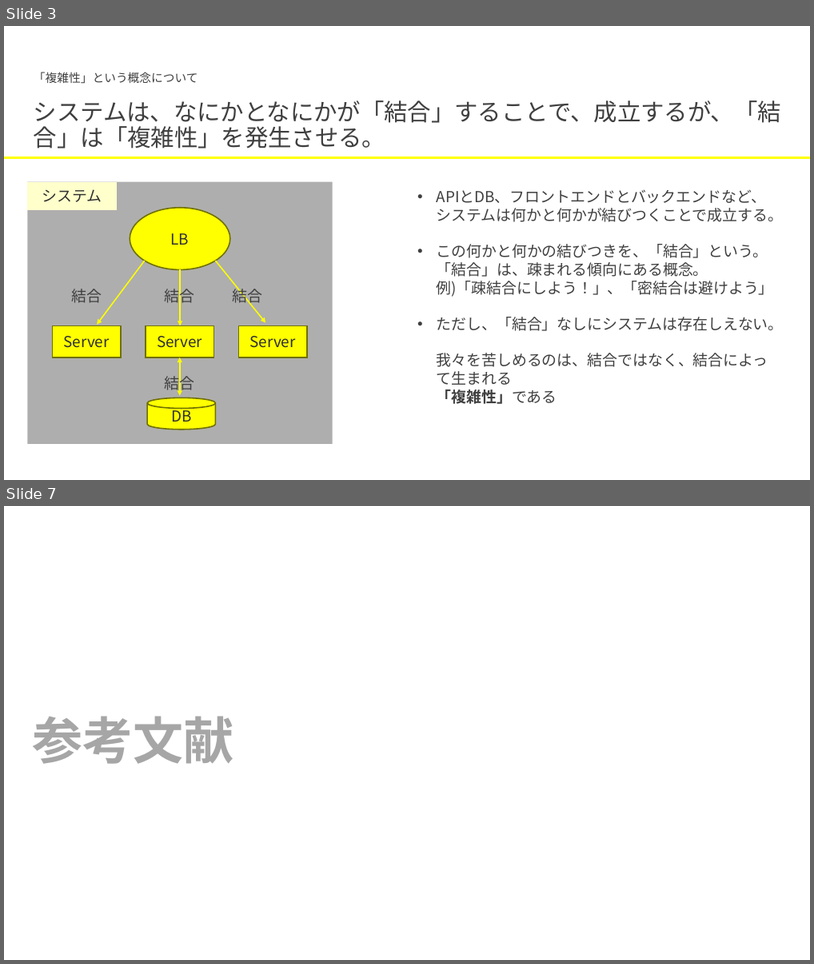
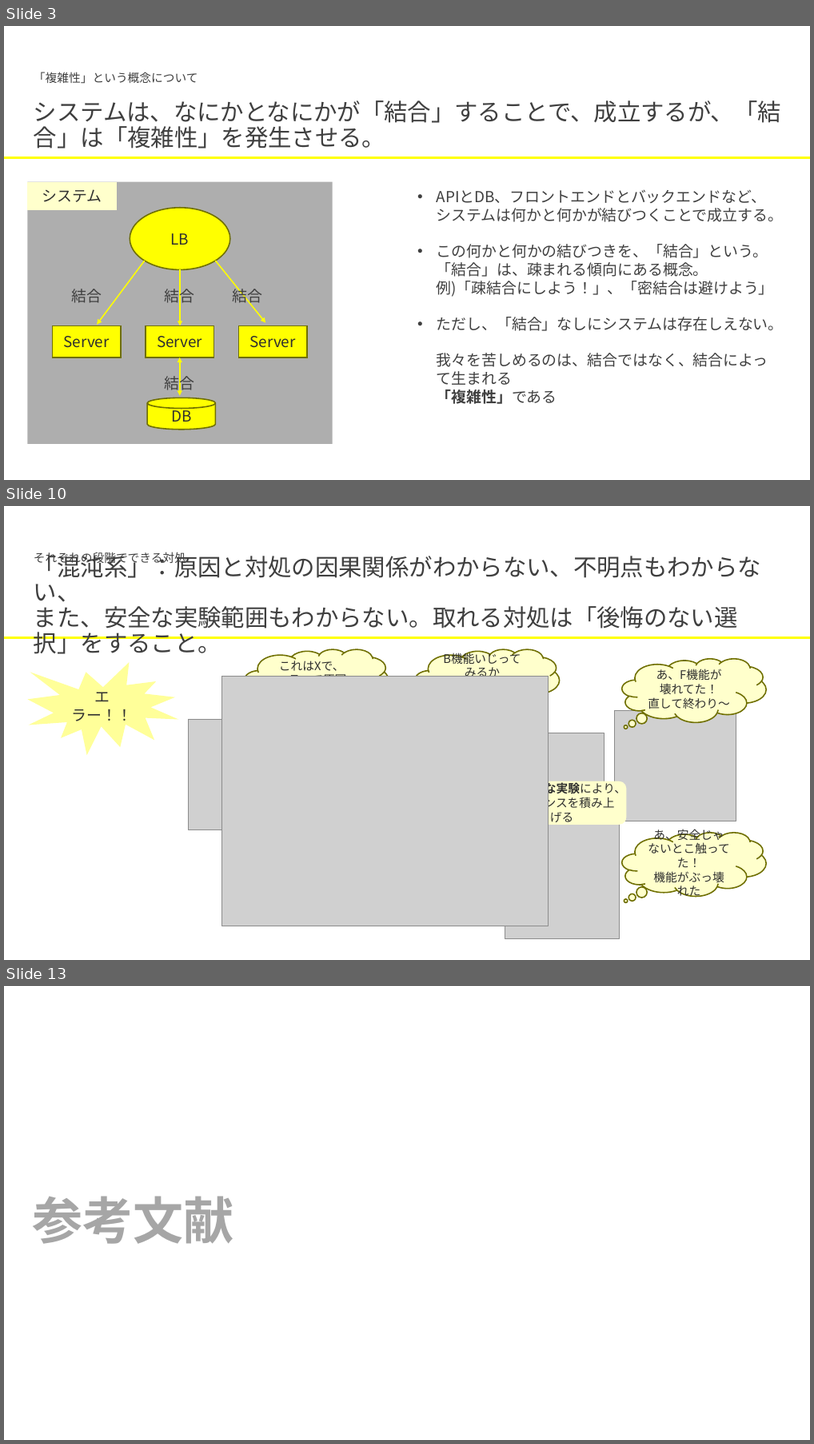
Before and after one commit to hiroki-pixel/tech_it_output_for_LT, a slide deck: Design/複雑性_5分類とそれぞれで可能な対処について.pptx. Shown one above the other, each under a label of ours: slides 3 and 7 before the commit, slides 3, 10 and 13 after it; the slides between them are not shown. The pictures are 814x964 and 814x1444 pixels, drawn with LibreOffice and Linux fonts; fonts in the diff are those of the drawing; grey boxes stand for pictures. Boxes give left, top, right and bottom in pixels: in the first picture for what was removed or moved away, otherwise in the second. Text is boxed around its words. In the diff, an @@ line names an element or a change of style, - is before the commit and + after.

```diff
--- a/Design/複雑性_5分類とそれぞれで可能な対処について.pptx
+++ b/Design/複雑性_5分類とそれぞれで可能な対処について.pptx
@@ slide 10 added at [4,506,810,960], background #FFFFFF @@
@@ text added at [34,552,762,654], 28 pt, text #3F3F3F @@
+「混沌系」：原因と対処の因果関係がわからない、不明点もわからない、
+また、安全な実験範囲もわからない。取れる対処は「後悔のない選択」をすること。
@@ text added at [34,552,186,565], 14 pt, text #3F3F3F @@
+それぞれの段階でできる対処
@@ line added from (4, 638) to (810, 638), #FFFF00 3 pt @@
@@ thought cloud added at [245,649,389,713], fill #FFFFCC, outline #707000 1.5 pt, 14 pt, text #2F2F2F @@
+これはXで、
+エラーで原因
+わからん
@@ thought cloud added at [415,649,559,713], fill #FFFFCC, outline #707000 1.5 pt, 14 pt, text #2F2F2F @@
+B機能いじって
+みるか
+C機能いじって
+みるか
@@ irregular seal added at [27,662,179,756], fill #FFFF99, 18 pt, text #2F2F2F @@
+エラー！！
@@ thought cloud added at [622,659,766,722], fill #FFFFCC, outline #707000 1.5 pt, 14 pt, text #2F2F2F @@
+あ、F機能が
+壊れてた！
+直して終わり～
@@ picture added at [222,676,549,926] @@
@@ picture added at [188,719,310,830] @@
@@ picture added at [615,710,737,820] @@
@@ picture added at [526,733,604,797] @@
@@ rounded rectangle added at [498,781,627,825], fill #FFFFCC, 14 pt, text #2F2F2F @@
+継続的な実験により、
+エビデンスを積み上げる
@@ picture added at [505,820,619,939] @@
@@ thought cloud added at [622,832,766,896], fill #FFFFCC, outline #707000 1.5 pt, 14 pt, text #2F2F2F @@
+あ、安全じゃないとこ触ってた！
+機能がぶっ壊れた
@@ what was slide 7 is now slide 13 @@
```
Also in this commit, not shown: 8 other slides added, 20 slides removed.
